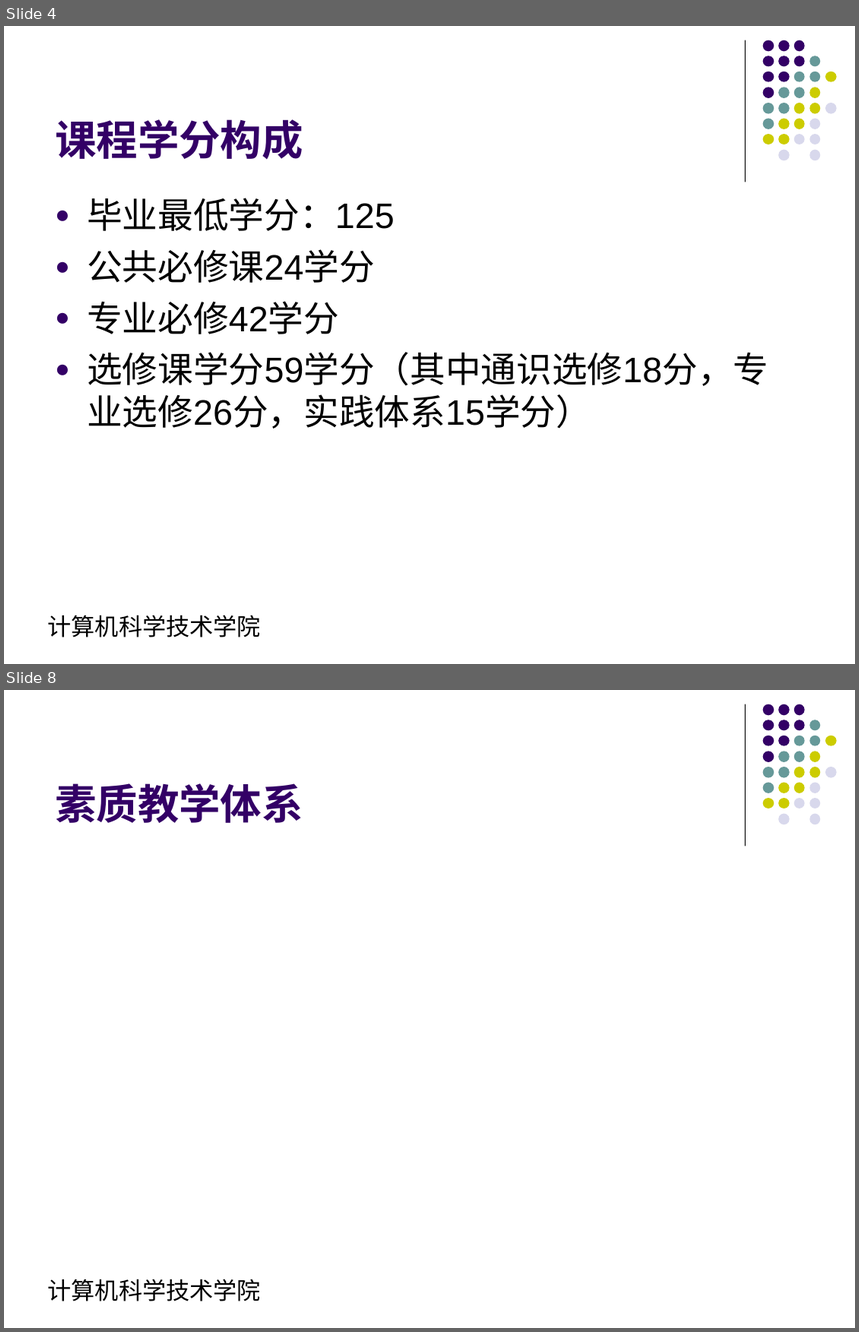
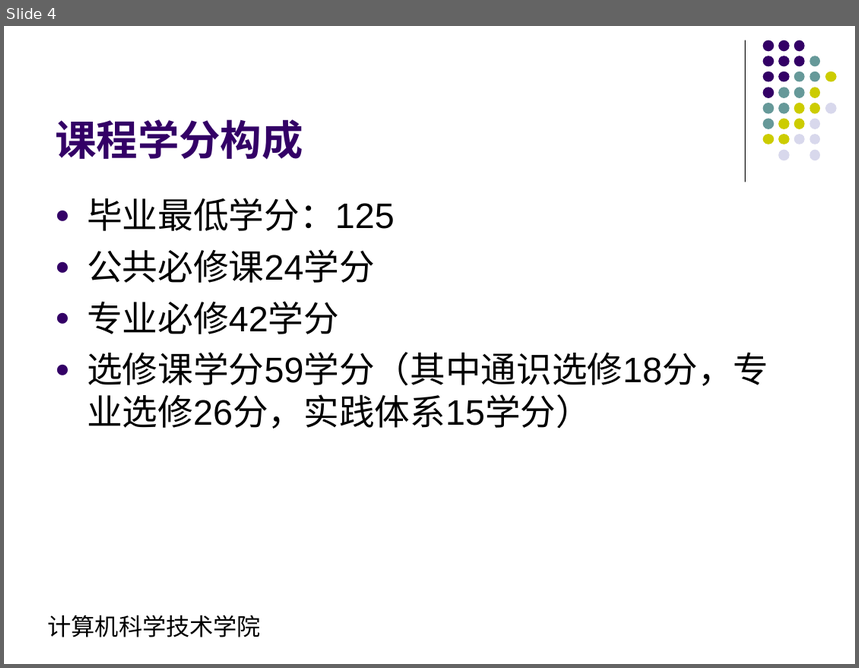
Before and after one commit to ciecclm/2016-, a slide deck: 网络编程培养方案汇报.ppt. Shown one above the other, each under a label of ours: slides 4 and 8 before the commit, slide 4 after it; the slides between them are not shown. The pictures are 859x1332 and 859x668 pixels, drawn with LibreOffice and Linux fonts; fonts in the diff are those of the drawing. Boxes give left, top, right and bottom in pixels: in the first picture for what was removed or moved away, otherwise in the second. Text is boxed around its words. In the diff, an @@ line names an element or a change of style, - is before the commit and + after.

```diff
--- a/网络编程培养方案汇报.ppt
+++ b/网络编程培养方案汇报.ppt
@@ slide 8 removed at [4,690,855,1328], background #FFFFFF; not listed: 33 template elements that a slide beside it also shows @@
@@ title removed at [55,783,303,823] @@
-素质教学体系
```
Also in this commit, not shown: 5 slides changed, 3 slides added, 1 other file.
